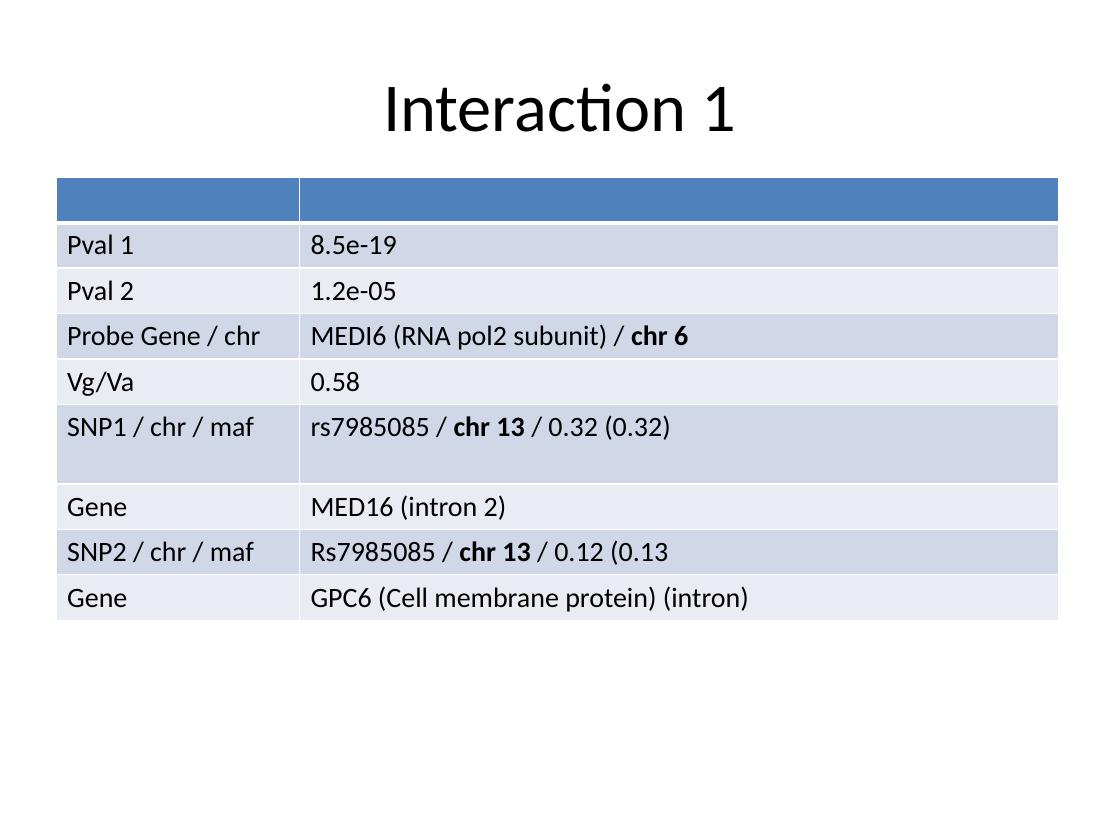
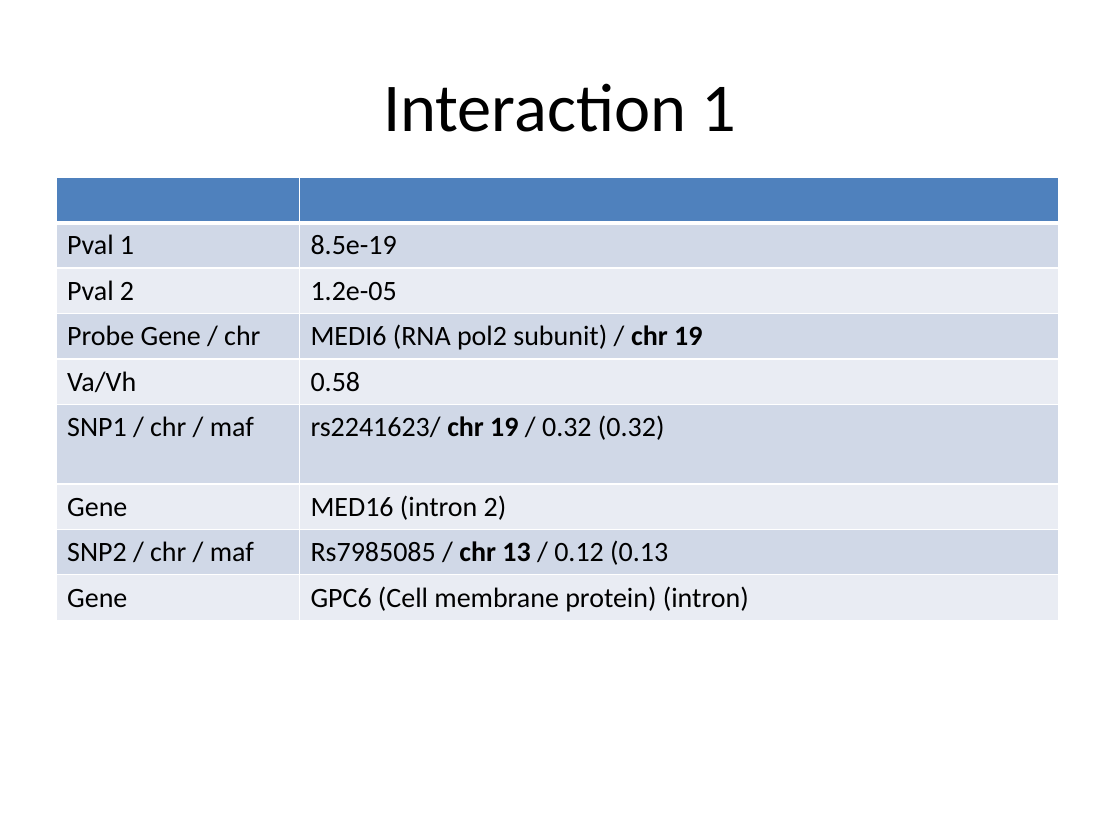
Before and after one commit to explodecomputer/eQTL-2D, a slide deck: slide 4 of eQTL_2D/analysis/update.pptx. Drawn at 1120x840 pixels with LibreOffice and Linux fonts; fonts in the diff are those of the drawing. Boxes give left, top, right and bottom in pixels: in the first picture for what was removed or moved away, otherwise in the second. Text is boxed around its words. In the diff, an @@ line names an element or a change of style, - is before the commit and + after.

```diff
--- a/eQTL_2D/analysis/update.pptx
+++ b/eQTL_2D/analysis/update.pptx
@@ table at [56,177,1058,618] @@
-row 4, column 2: MEDI6 (RNA pol2 subunit) / chr 6
+row 4, column 2: MEDI6 (RNA pol2 subunit) / chr 19
-row 5, column 1: Vg/Va
+row 5, column 1: Va/Vh
-row 6, column 2: rs7985085 / chr 13 / 0.32 (0.32)
+row 6, column 2: rs2241623/ chr 19 / 0.32 (0.32)
```
Also in this commit, not shown: 3 other slides changed, 1 other file.
